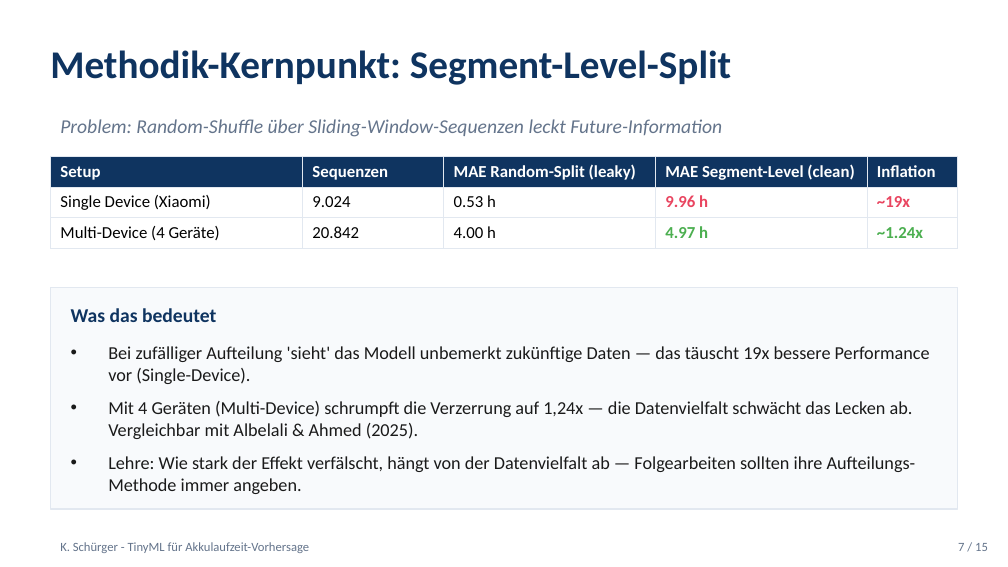
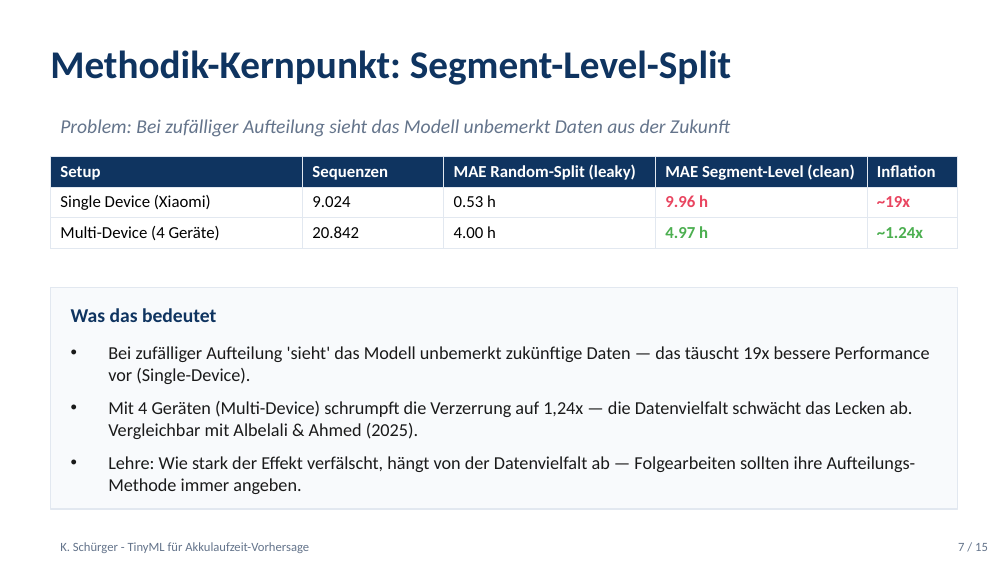
Before and after one commit to Keno-fsdf/HandyUsageRepo, a slide deck: slide 7 of paper/Paper_Verteidigung.pptx. Drawn at 1008x567 pixels with LibreOffice and Linux fonts; fonts in the diff are those of the drawing. Boxes give left, top, right and bottom in pixels: in the first picture for what was removed or moved away, otherwise in the second. Text is boxed around its words. In the diff, an @@ line names an element or a change of style, - is before the commit and + after.

```diff
--- a/paper/Paper_Verteidigung.pptx
+++ b/paper/Paper_Verteidigung.pptx
@@ text at [60, 119, 730, 137]: text changed @@
-Problem: Random-Shuffle über Sliding-Window-Sequenzen leckt Future-Information
+Problem: Bei zufälliger Aufteilung sieht das Modell unbemerkt Daten aus der Zukunft
```
Also in this commit, not shown: 1 other slide changed, 1 other file.
